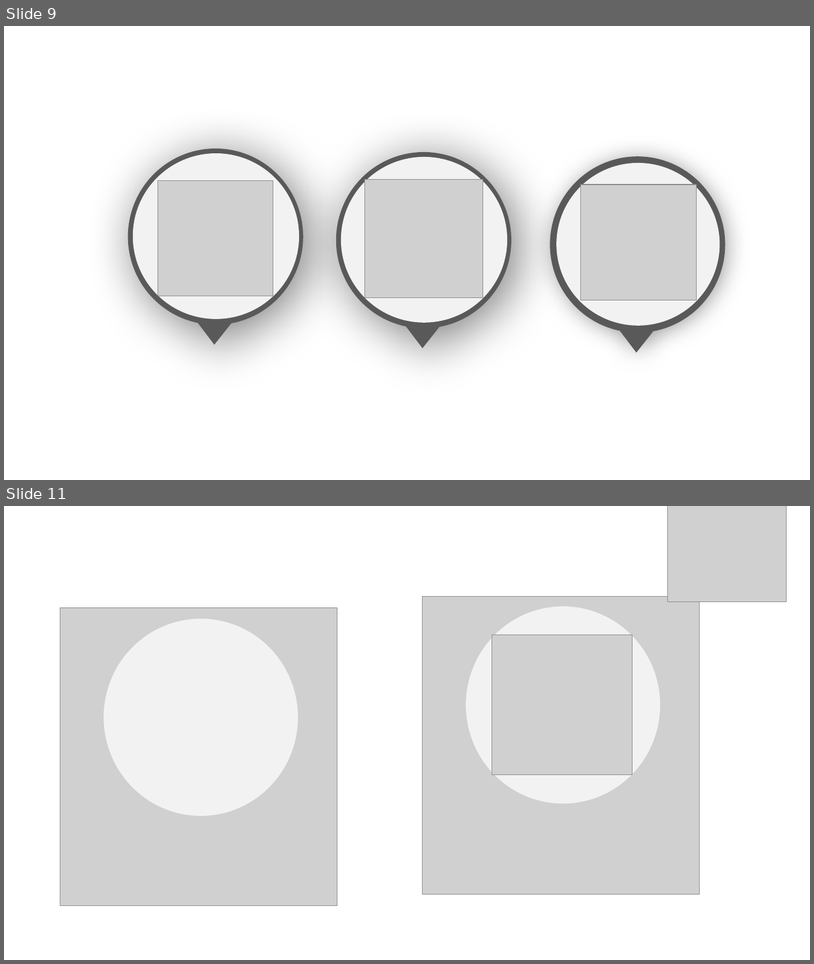
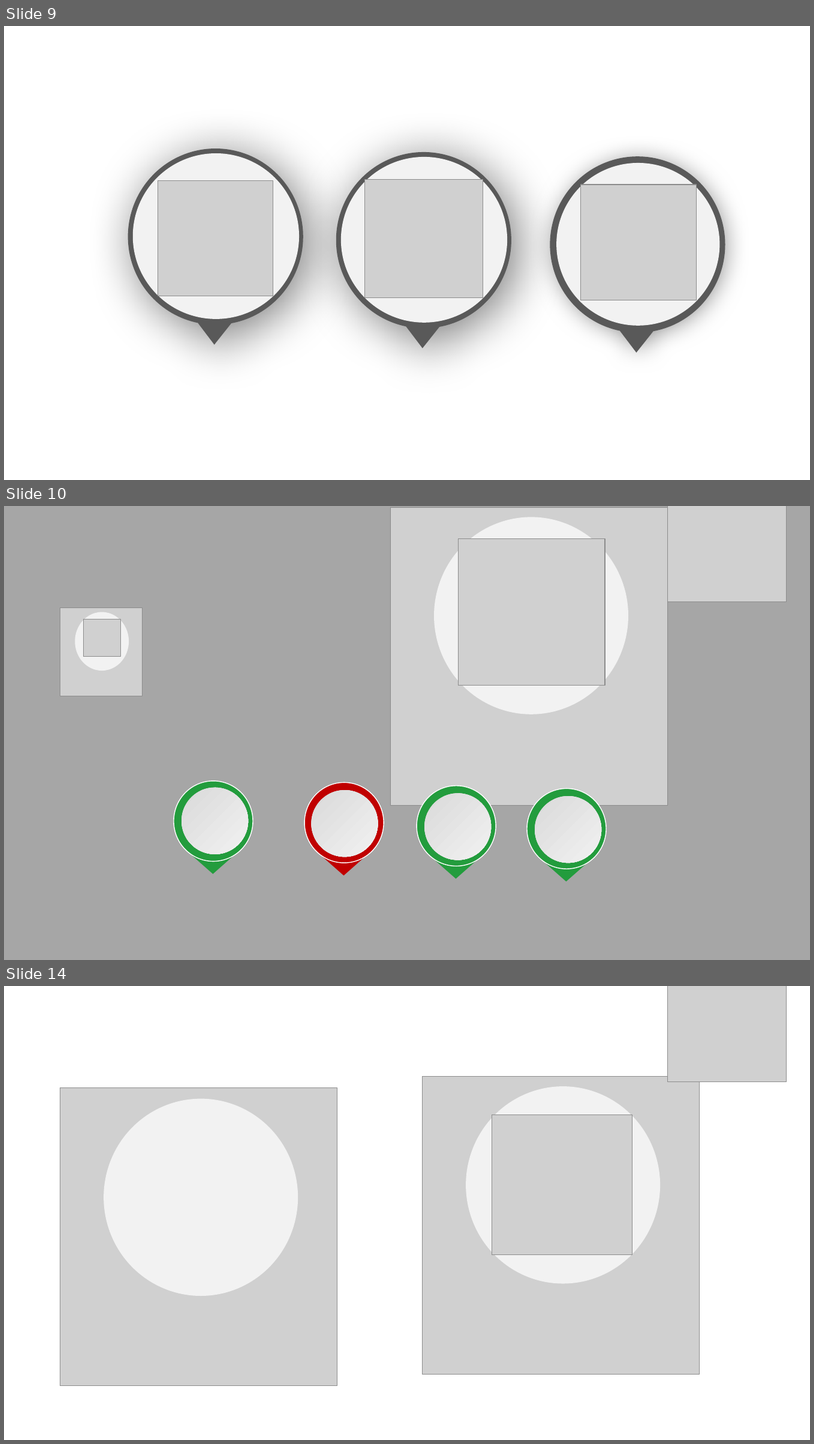
Before and after one commit to antenehs/Commuter, a slide deck: Reitti/Pictures/Pictures.pptx. Shown one above the other, each under a label of ours: slides 9 and 11 before the commit, slides 9, 10 and 14 after it; the slides between them are not shown. The pictures are 814x964 and 814x1444 pixels, drawn with LibreOffice and Linux fonts; fonts in the diff are those of the drawing; grey boxes stand for pictures. Boxes give left, top, right and bottom in pixels: in the first picture for what was removed or moved away, otherwise in the second. Text is boxed around its words. In the diff, an @@ line names an element or a change of style, - is before the commit and + after.

```diff
--- a/Reitti/Pictures/Pictures.pptx
+++ b/Reitti/Pictures/Pictures.pptx
@@ slide 10 added at (4,506,810,960), background #A6A6A6 @@
@@ picture added at (390,507,668,805) @@
@@ ellipse added at (434,517,629,714), fill #F2F2F2 @@
@@ picture added at (668,506,787,601) @@
@@ picture added at (458,538,605,685) @@
@@ picture added at (60,607,143,696) @@
@@ ellipse added at (75,612,129,670), fill #F2F2F2 @@
@@ picture added at (84,619,121,656) @@
@@ ellipse added at (174,781,253,861), fill #239C3D, outline #FFFFFF 1 pt @@
@@ ellipse added at (182,787,248,854), fill gradient #F2F2F2 to #D9D9D9 @@
@@ ellipse added at (305,783,384,863), fill #C00000, outline #FFFFFF 1 pt @@
@@ ellipse added at (311,790,378,856), fill gradient #F2F2F2 to #D9D9D9 @@
@@ ellipse added at (417,786,497,866), fill #239C3D, outline #FFFFFF 1 pt @@
@@ ellipse added at (425,793,492,860), fill gradient #F2F2F2 to #D9D9D9 @@
@@ ellipse added at (527,789,606,869), fill #239C3D, outline #FFFFFF 1 pt @@
@@ ellipse added at (535,796,602,862), fill gradient #F2F2F2 to #D9D9D9 @@
@@ triangle added at (184,849,241,874), fill #239C3D @@
@@ triangle added at (315,850,372,876), fill #C00000 @@
@@ triangle added at (428,853,485,879), fill #239C3D @@
@@ triangle added at (538,856,595,882), fill #239C3D @@
@@ what was slide 11 is now slide 14 @@
```
Also in this commit, not shown: 1 slide changed, 6 other slides added, 1 slide removed, 30 other files.
